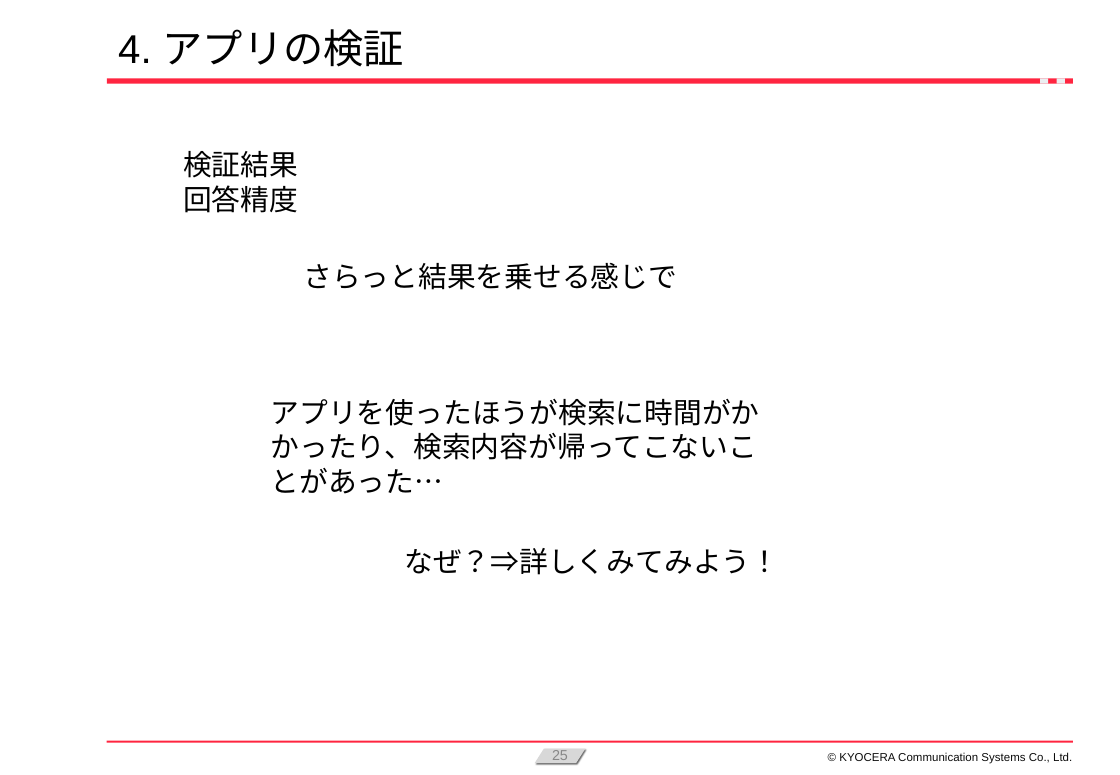
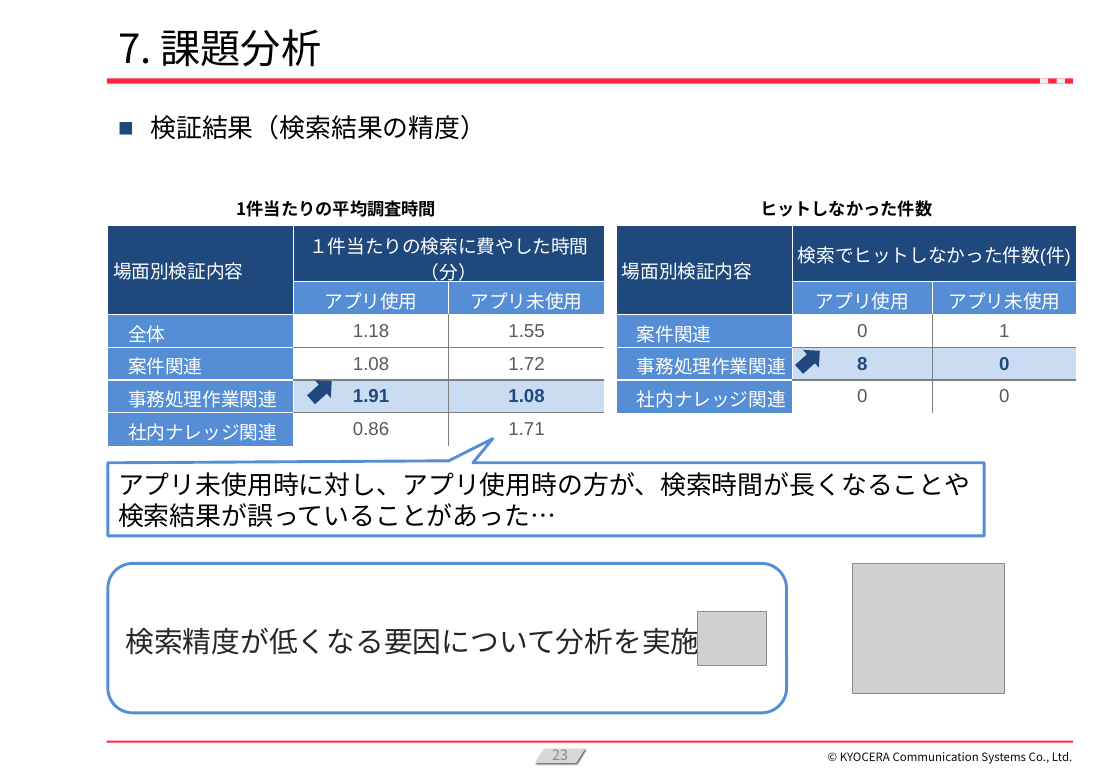
Before and after one commit to KanataOsako/SCSA, a slide deck: slide 23 of src/研究レポート/業務改善【大迫かなた】2024年予選会資料_最新.pptx (slide 25 before the commit). Drawn at 1120x775 pixels with LibreOffice and Linux fonts; fonts in the diff are those of the drawing; grey boxes stand for pictures; background and template pictures are left out. Boxes give left, top, right and bottom in pixels: in the first picture for what was removed or moved away, otherwise in the second. Text is boxed around its words. In the diff, an @@ line names an element or a change of style, - is before the commit and + after.

```diff
--- a/src/研究レポート/業務改善【大迫かなた】2024年予選会資料_最新.pptx
+++ b/src/研究レポート/業務改善【大迫かなた】2024年予選会資料_最新.pptx
@@ title at (118,29,322,67): text changed; font Arial to Noto Sans CJK JP @@
-4. アプリの検証
+7. 課題分析
@@ text at (150,115,486,140): text changed; size 20 to 18 pt; font Arial to Noto Sans CJK JP @@
-検証結果
-回答精度
+■ 検証結果（検索結果の精度）
@@ text added at (237,200,436,217), 12 pt, text #000000, bold @@
+1件当たりの平均調査時間
@@ text added at (760,200,932,217), 12 pt, text #000000, bold @@
+ヒットしなかった件数
@@ table added at (108,226,603,445), 6 rows, 3 columns @@
+場面別検証内容 | １件当たりの検索に費やした時間（分） | 
+ | アプリ使用 | アプリ未使用
+全体 | 1.18 | 1.55
+案件関連 | 1.08 | 1.72
+事務処理作業関連 | 1.91 | 1.08
+社内ナレッジ関連 | 0.86 | 1.71
@@ table added at (616,226,1077,412), 5 rows, 3 columns @@
+場面別検証内容 | 検索でヒットしなかった件数(件) | 
+ | アプリ使用 | アプリ未使用
+案件関連 | 0 | 1
+事務処理作業関連 | 8 | 0
+社内ナレッジ関連 | 0 | 0
@@ text removed at (303,263,677,290) @@
-さらっと結果を乗せる感じで
@@ right arrow added at (792,342,829,379), fill #1F497D @@
@@ right arrow added at (303,372,339,409), fill #1F497D @@
@@ freeform shape added at (108,440,985,537), outline #558ED5 2 pt @@
@@ text at (118,472,970,527): text changed; size 20 to 18 pt; font Arial to Noto Sans CJK JP @@
-アプリを使ったほうが検索に時間がかかったり、検索内容が帰ってこないことがあった…
+アプリ未使用時に対し、アプリ使用時の方が、検索時間が長くなることや
+検索結果が誤っていることがあった…
@@ rounded rectangle added at (108,564,787,714), outline #558ED5 2 pt, 20 pt, text #262626 @@
+検索精度が低くなる要因について分析を実施
@@ text removed at (404,548,779,575) @@
-なぜ？⇒詳しくみてみよう！
@@ picture added at (853,564,1005,694) @@
@@ picture added at (697,612,767,666) @@
@@ page number at (552,749,568,764): text changed; font Arial to Noto Sans CJK JP @@
-25
+23
@@ text "© KYOCERA Communication Systems Co., ..." at (840,752,1073,764): font Arial to Noto Sans CJK JP @@
```
Also in this commit, not shown: 26 other slides changed, 7 slides added, 5 slides removed.
